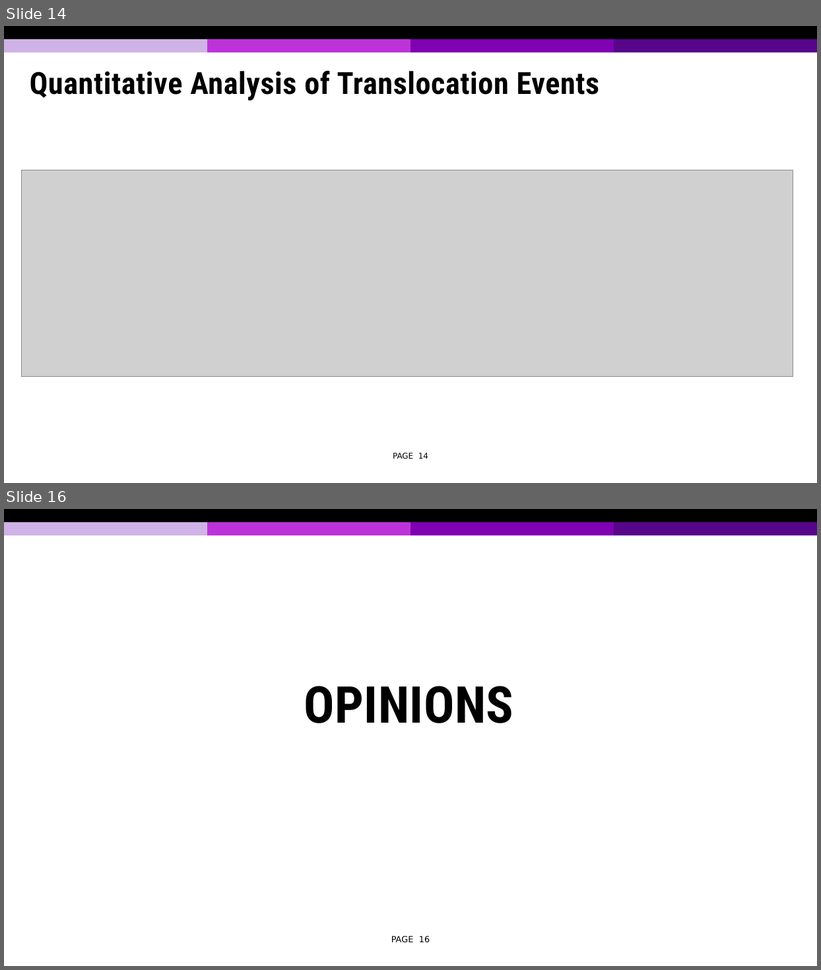
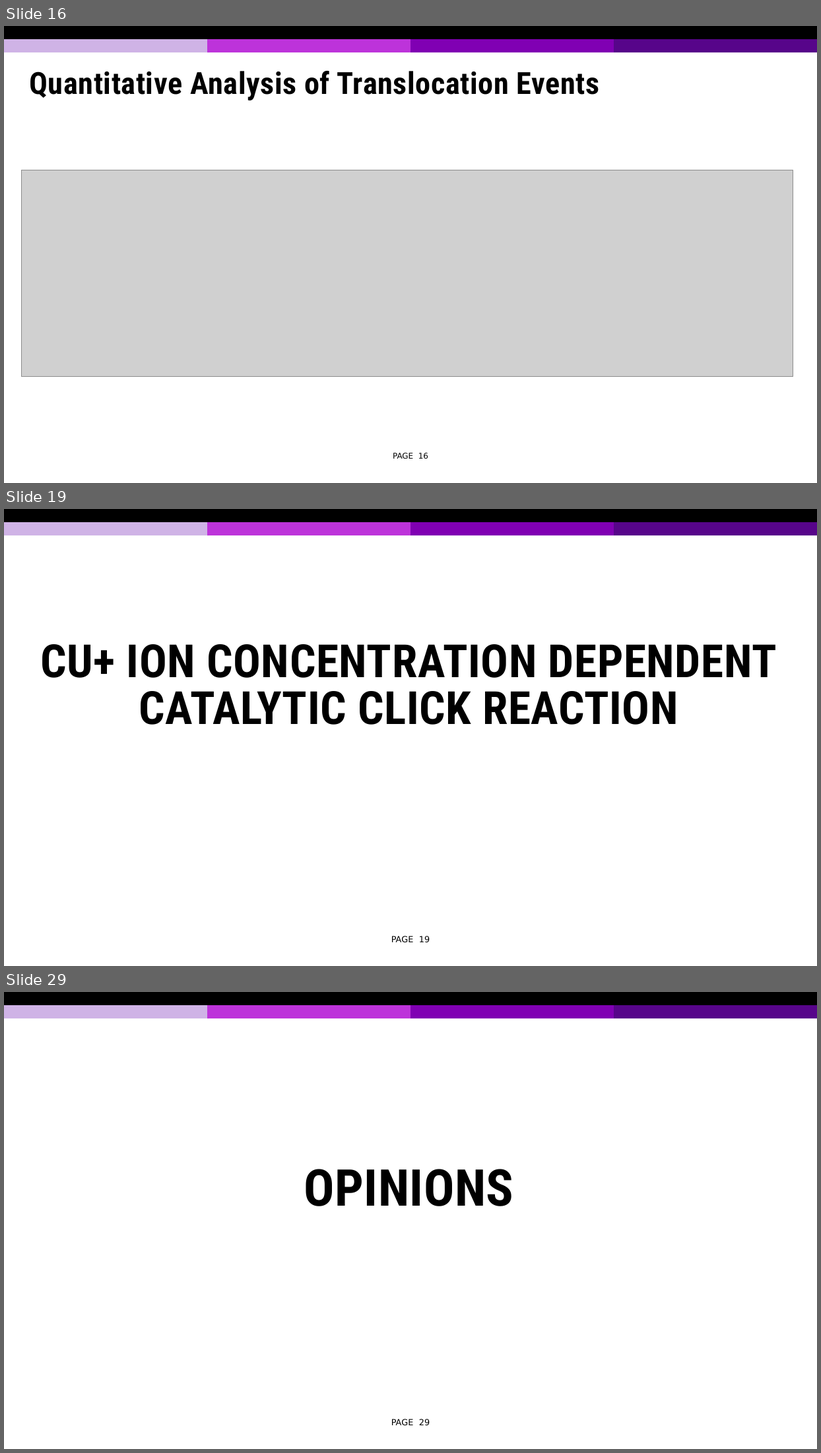
Before and after one commit to tonymin/ECE730, a slide deck: Presentation 2.pptx. Shown one above the other, each under a label of ours: slides 14 and 16 before the commit, slides 16, 19 and 29 after it; the slides between them are not shown. The pictures are 821x970 and 821x1453 pixels, drawn with LibreOffice and Linux fonts; fonts in the diff are those of the drawing; grey boxes stand for pictures; background and template pictures are left out. Boxes give left, top, right and bottom in pixels: in the first picture for what was removed or moved away, otherwise in the second. Text is boxed around its words. In the diff, an @@ line names an element or a change of style, - is before the commit and + after.

```diff
--- a/Presentation 2.pptx
+++ b/Presentation 2.pptx
@@ slide 19 added at (4,509,817,966), background #FFFFFF; not listed: 5 template elements that a slide beside it also shows @@
@@ title added at (41,644,777,725), 40.5 pt, text #000000, bold @@
+CU+ ION CONCENTRATION DEPENDENT CATALYTIC CLICK REACTION
@@ page number added at (391,936,430,943), 7.5 pt, text #000000 @@
+PAGE 19
@@ what was slide 14 is now slide 16 @@
@@ page number at (393,453,428,459): text changed @@
-PAGE 14
+PAGE 16
@@ what was slide 16 is now slide 29 @@
@@ page number at (391,1419,430,1426): text changed @@
-PAGE 16
+PAGE 29
```
Also in this commit, not shown: 3 slides changed, 12 other slides added.
